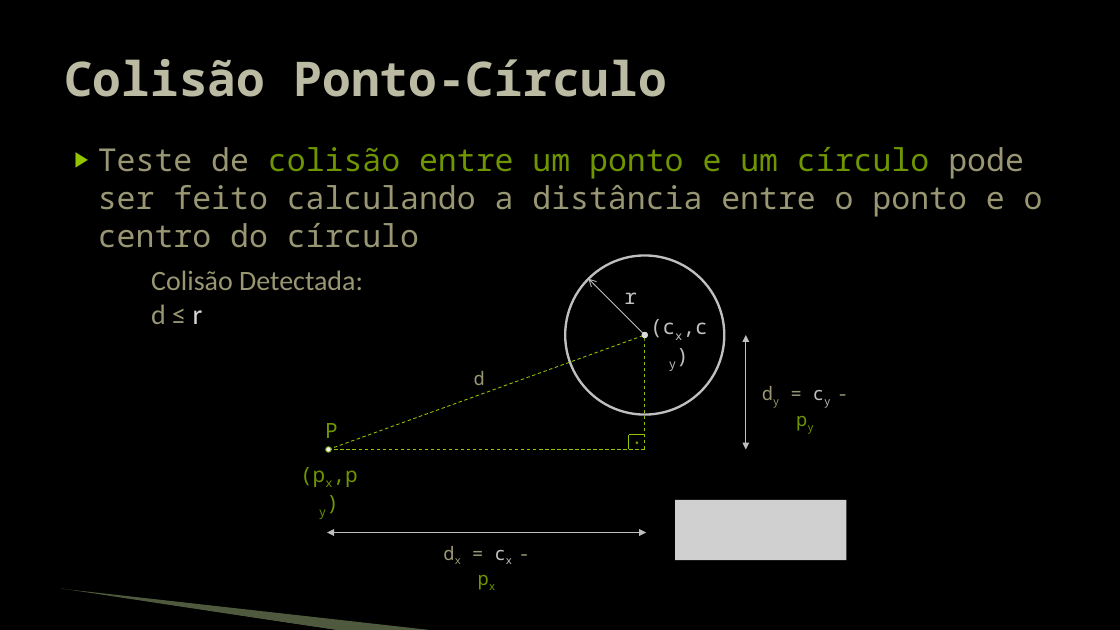
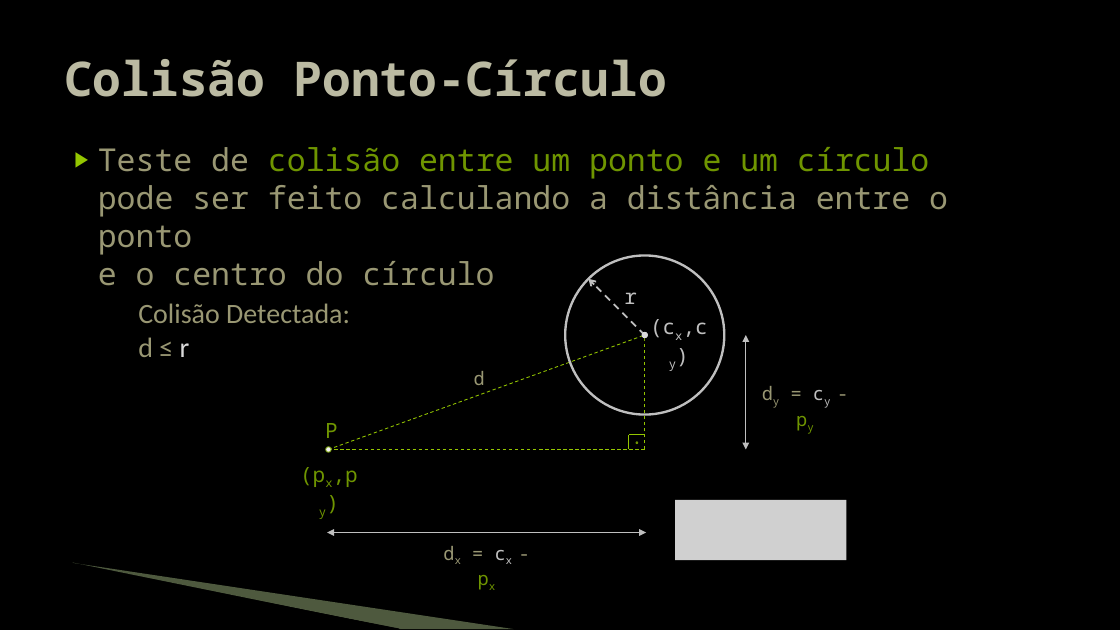
Before and after one commit to JudsonSS/Jogos, a slide deck: slide 13 of Slides/10. Detecção de Colisão.pptx (slide 11 before the commit). Drawn at 1120x630 pixels with LibreOffice and Linux fonts; fonts in the diff are those of the drawing; grey boxes stand for pictures; background and template pictures are left out. Boxes give left, top, right and bottom in pixels: in the first picture for what was removed or moved away, otherwise in the second. Text is boxed around its words. In the diff, an @@ line names an element or a change of style, - is before the commit and + after.

```diff
--- a/Slides/10. Detecção de Colisão.pptx
+++ b/Slides/10. Detecção de Colisão.pptx
@@ text "Teste de colisão entre um ..." rewrapped from box(98, 147, 1043, 248) to box(98, 147, 948, 286) @@
@@ text "Colisão Detectada:": place and size @@
-text "Colisão Detectada:" at box(151, 270, 363, 324)
+text "Colisão Detectada:" at box(138, 303, 350, 357)
@@ arrow (645, 335) - (589, 279): stroke #BFBFBF 0.75 pt to #BFBFBF 1.5 pt dashed @@
@@ freeform shape: place and size @@
-freeform shape at box(60, 590, 340, 630)
+freeform shape at box(71, 565, 400, 629)
@@ freeform shape: place and size @@
-freeform shape at box(61, 589, 437, 630)
+freeform shape at box(73, 563, 514, 629)
```
Also in this commit, not shown: 17 other slides changed, 2 slides added.
